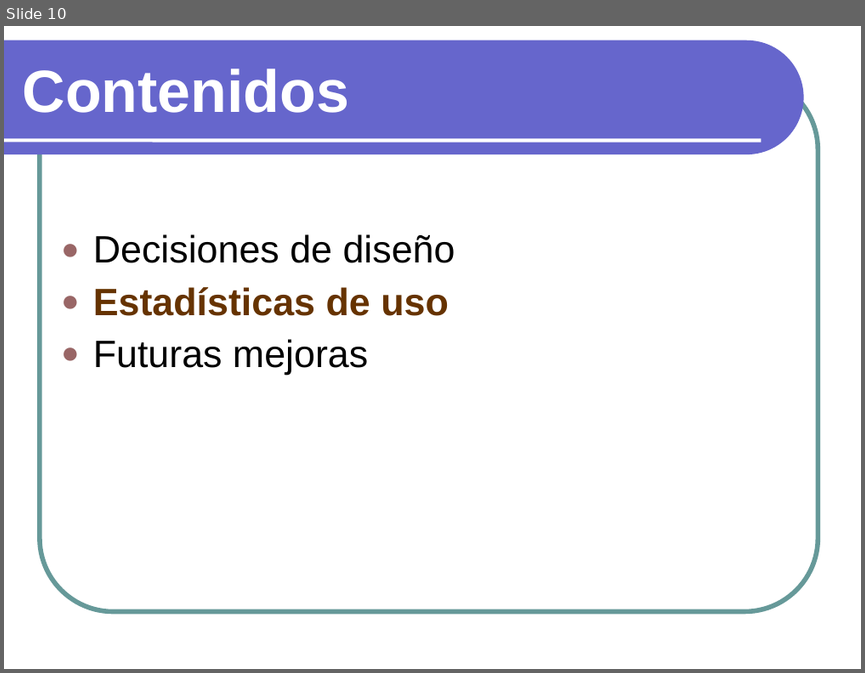
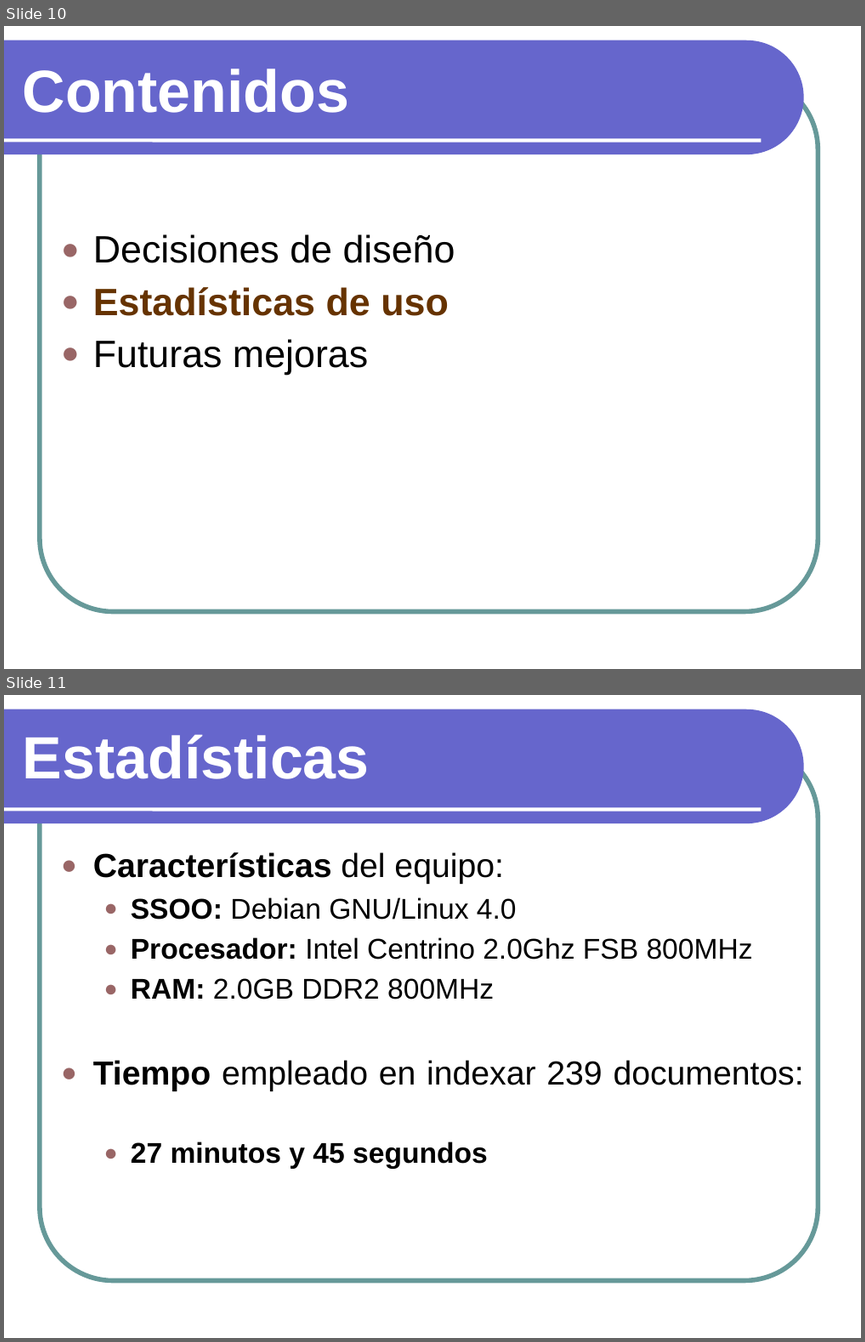
Before and after one commit to txedo/isi-practicas-5, a slide deck: ari/doc/Presentacion.ppt. Shown one above the other, each under a label of ours: slide 10 before the commit, slides 10 and 11 after it. The pictures are 865x673 and 865x1342 pixels, drawn with LibreOffice and Linux fonts; fonts in the diff are those of the drawing. Boxes give left, top, right and bottom in pixels: in the first picture for what was removed or moved away, otherwise in the second. Text is boxed around its words. In the diff, an @@ line names an element or a change of style, - is before the commit and + after.

```diff
--- a/ari/doc/Presentacion.ppt
+++ b/ari/doc/Presentacion.ppt
@@ slide 11 added at (4,695,861,1338), background #FFFFFF; not listed: 3 template elements that a slide beside it also shows @@
@@ title added at (22,734,369,779), 50 pt, text #FFFFFF, bold @@
+Estadísticas
@@ text added at (93,852,804,1168), 24 pt, text #000000 @@
+● Características del equipo:
+  ● SSOO: Debian GNU/Linux 4.0
+  ● Procesador: Intel Centrino 2.0Ghz FSB 800MHz
+  ● RAM: 2.0GB DDR2 800MHz
+● Tiempo empleado en indexar 239 documentos:
+  ● 27 minutos y 45 segundos
```
Also in this commit, not shown: 10 other slides changed, 1 other slide added, 2 slides removed.
